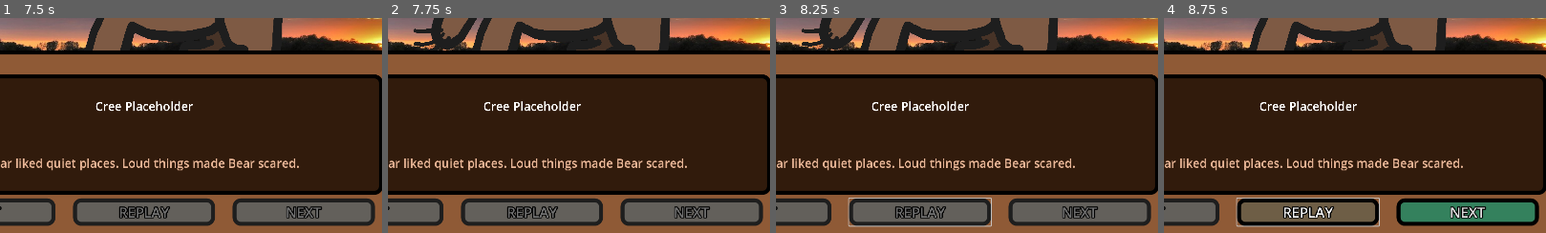
Above: before the commit, frames 1-4 (left to right).
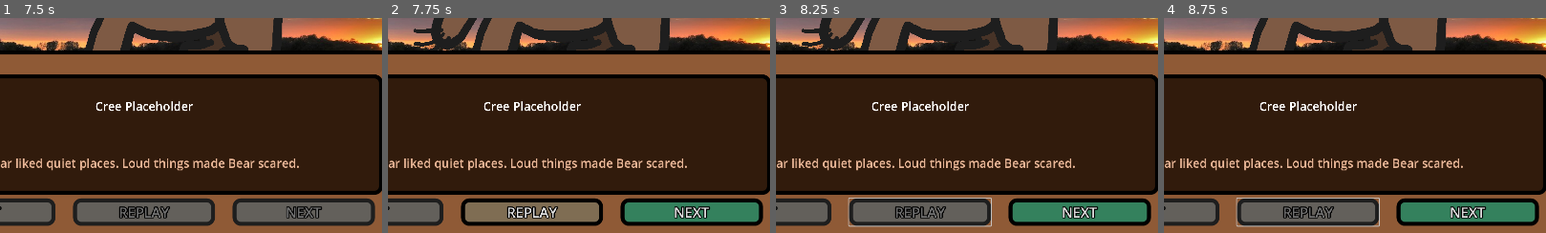
Above: after the commit, the same moments.

Repository: PolTwice/ProjectTanisi
Game: Godot game, scene res://main.tscn
Same seed, same stepped clock (60 frames per second), same inputs: the game is played once before the commit and once after it.
Inputs (mouse positions are % of the whole screen's width and height, from its top left):
- Up to frame 1 (7.5 s): click "Pick an Animal to hear a Stor…" at 0.5 s; click "Pick an Animal to hear a Stor…" at 1.25 s; click "Pick an Animal to hear a Stor…" at 2 s; tap Enter at 2.75 s; move the mouse to (15, 67) at 2.77 s; click (15, 67) at 2.92 s; click "Buffalo Learns Respect" at 3.5 s; click "Buffalo Learns Respect" at 4.25 s; click "Buffalo Learns Respect" at 5 s; click "← Back To Home" at 5.75 s; move the mouse to (89, 46) at 6.52 s; click (89, 46) at 6.67 s; click "The Courageous Bear" at 7.25 s
- Up to frame 2 (7.75 s): no input
- Up to frame 3 (8.25 s): click (50, 88) at 8 s, where only the run after the commit has a clickable "REPLAY"
- Up to frame 4 (8.75 s): no input
The pictures show only the part of the screen within x 31-81%, y 43-93%; the shares and areas given below are measured in that part.

Frame 1 is identical in both runs. In frame 2, 8.4% of the frame differs, in the area x 19-98%, y 84-97%; in frame 3, 4.4%; in frame 4, 1.7%.

Commit message:
Reimports and working exe

Diff:
--- a/ChapterOne/BearLesson/Bear Story.tres
+++ b/ChapterOne/BearLesson/Bear Story.tres
@@ -1,20 +1,26 @@
-[gd_resource type="Resource" script_class="DialogueBox" load_steps=10 format=3 uid="uid://c6ukqpkp0ogsj"]
+[gd_resource type="Resource" script_class="DialogueBox" load_steps=16 format=3 uid="uid://c6ukqpkp0ogsj"]
 
 [ext_resource type="Script" uid="uid://hfxsmkkfuyqk" path="res://GenericScenes/TextBox/StoryBoxResource.gd" id="1_dhws5"]
-[ext_resource type="AudioStream" uid="uid://bknm06mfgj7qw" path="res://ChapterOne/Sounds/Bear.mp3" id="1_i8b73"]
-[ext_resource type="AudioStream" uid="uid://dym31g3t3uynk" path="res://ChapterOne/BearLesson/assets/audio/Narration/Bear1.wav" id="2_kpu13"]
-[ext_resource type="AudioStream" uid="uid://bblmgbrnu2nng" path="res://ChapterOne/BearLesson/assets/audio/Narration/bear2.wav" id="3_4wc06"]
-[ext_resource type="AudioStream" uid="uid://clg0mpvxe63py" path="res://ChapterOne/BearLesson/assets/audio/Narration/bear3.wav" id="4_gckkd"]
-[ext_resource type="AudioStream" uid="uid://dntw2ywtyxll2" path="res://ChapterOne/BearLesson/assets/audio/Narration/bear4.wav" id="5_qj4tm"]
-[ext_resource type="AudioStream" uid="uid://lpqsxwmspeci" path="res://ChapterOne/BearLesson/assets/audio/Narration/bear5.wav" id="6_uu6v2"]
-[ext_resource type="AudioStream" uid="uid://b54i5un6ympp1" path="res://ChapterOne/BearLesson/assets/audio/Narration/bear6.wav" id="7_x3qf6"]
-[ext_resource type="AudioStream" uid="uid://o0p4loxbrf8t" path="res://ChapterOne/BearLesson/assets/audio/Narration/bear7.wav" id="8_tr043"]
+[ext_resource type="AudioStream" uid="uid://fxfy7jhiov8y" path="res://ChapterOne/BearLesson/assets/audio/Narration/cree/creeBear2.wav" id="1_tr043"]
+[ext_resource type="AudioStream" uid="uid://cleqr6s0ke8mh" path="res://ChapterOne/BearLesson/assets/audio/Narration/cree/creeBear3.wav" id="2_2laq5"]
+[ext_resource type="AudioStream" uid="uid://3mnxgamwo654" path="res://ChapterOne/BearLesson/assets/audio/Narration/cree/creeBear4.wav" id="3_leuet"]
+[ext_resource type="AudioStream" uid="uid://dlmv3avtccd0y" path="res://ChapterOne/BearLesson/assets/audio/Narration/cree/creeBear5.wav" id="4_1igrl"]
+[ext_resource type="AudioStream" uid="uid://d112k36ero4wp" path="res://ChapterOne/BearLesson/assets/audio/Narration/cree/creeBear6.wav" id="5_iotma"]
+[ext_resource type="AudioStream" uid="uid://dpfet2c771aga" path="res://ChapterOne/BearLesson/assets/audio/Narration/cree/creeBear8.wav" id="6_803y8"]
+[ext_resource type="AudioStream" uid="uid://dyq7onoq2n1lm" path="res://ChapterOne/BearLesson/assets/audio/Narration/cree/creeBear9.wav" id="7_hgnrp"]
+[ext_resource type="AudioStream" uid="uid://dym31g3t3uynk" path="res://ChapterOne/BearLesson/assets/audio/Narration/english/Bear1.wav" id="8_gtujg"]
+[ext_resource type="AudioStream" uid="uid://bblmgbrnu2nng" path="res://ChapterOne/BearLesson/assets/audio/Narration/english/bear2.wav" id="9_fu550"]
+[ext_resource type="AudioStream" uid="uid://clg0mpvxe63py" path="res://ChapterOne/BearLesson/assets/audio/Narration/english/bear3.wav" id="10_1joed"]
+[ext_resource type="AudioStream" uid="uid://dntw2ywtyxll2" path="res://ChapterOne/BearLesson/assets/audio/Narration/english/bear4.wav" id="11_lnc3x"]
+[ext_resource type="AudioStream" uid="uid://lpqsxwmspeci" path="res://ChapterOne/BearLesson/assets/audio/Narration/english/bear5.wav" id="12_c1uel"]
+[ext_resource type="AudioStream" uid="uid://b54i5un6ympp1" path="res://ChapterOne/BearLesson/assets/audio/Narration/english/bear6.wav" id="13_65kft"]
+[ext_resource type="AudioStream" uid="uid://o0p4loxbrf8t" path="res://ChapterOne/BearLesson/assets/audio/Narration/english/bear7.wav" id="14_d7aab"]
 
 [resource]
 resource_name = "Bear Story"
 script = ExtResource("1_dhws5")
 creeLines = Array[String](["Cree Placeholder", "Cree Placeholder", "Cree Placeholder", "Cree Placeholder", "Cree Placeholder", "Cree Placeholder", "Cree Placeholder"])
 englishLines = Array[String](["Bear liked quiet places. Loud things made Bear scared. ", "One night, the wind roared th …(228 unchanged characters)…
-creeAudios = Array[AudioStream]([ExtResource("1_i8b73"), ExtResource("1_i8b73"), ExtResource("1_i8b73"), ExtResource("1_i8b73"), ExtResource("1_i8b73"), ExtResource("1_i8b73"), ExtResource("1_i8b73")])
-englishAudios = Array[AudioStream]([ExtResource("2_kpu13"), ExtResource("3_4wc06"), ExtResource("4_gckkd"), ExtResource("5_qj4tm"), ExtResource("6_uu6v2"), ExtResource("7_x3qf6"), ExtResource("8_tr043")])
+creeAudios = Array[AudioStream]([ExtResource("1_tr043"), ExtResource("2_2laq5"), ExtResource("3_leuet"), ExtResource("4_1igrl"), ExtResource("5_iotma"), ExtResource("6_803y8"), ExtResource("7_hgnrp")])
+englishAudios = Array[AudioStream]([ExtResource("8_gtujg"), ExtResource("9_fu550"), ExtResource("10_1joed"), ExtResource("11_lnc3x"), ExtResource("12_c1uel"), ExtResource("13_65kft"), ExtResource("14_d7aab")])
 metadata/_custom_type_script = "uid://hfxsmkkfuyqk"
Not shown, removed: ChapterOne/BearLesson/assets/audio/Narration/Bear1.wav.import
Not shown, removed: ChapterOne/BearLesson/assets/audio/Narration/bear2.wav.import
Not shown, removed: ChapterOne/BearLesson/assets/audio/Narration/bear3.wav.import
Not shown, removed: ChapterOne/BearLesson/assets/audio/Narration/bear4.wav.import
Not shown, removed: ChapterOne/BearLesson/assets/audio/Narration/bear5.wav.import
Not shown, removed: ChapterOne/BearLesson/assets/audio/Narration/bear6.wav.import
Not shown, removed: ChapterOne/BearLesson/assets/audio/Narration/bear7.wav.import
Not shown, added: ChapterOne/BearLesson/assets/audio/Narration/cree/creeBear1.wav.import
Not shown, added: ChapterOne/BearLesson/assets/audio/Narration/cree/creeBear2.wav.import
Not shown, added: ChapterOne/BearLesson/assets/audio/Narration/cree/creeBear3.wav.import
Not shown, added: ChapterOne/BearLesson/assets/audio/Narration/cree/creeBear4.wav.import
Not shown, added: ChapterOne/BearLesson/assets/audio/Narration/cree/creeBear5.wav.import
(and 36 more such lines)
